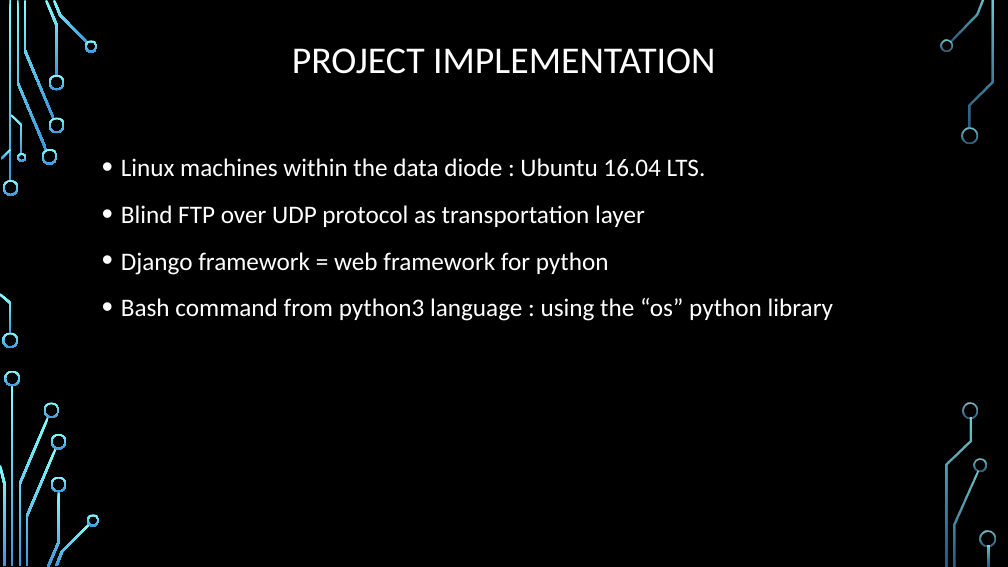
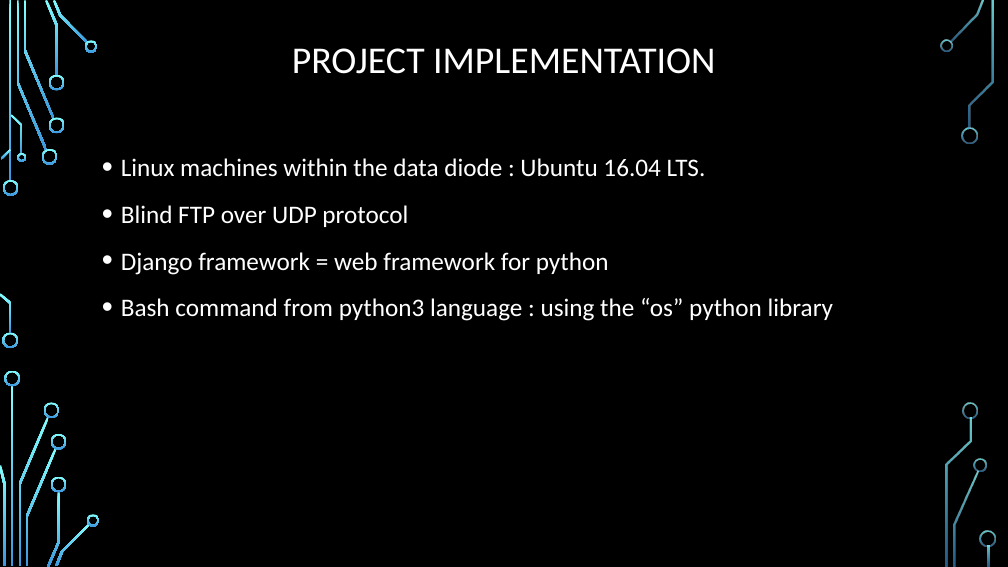
Before and after one commit to georgesrusu/managementSecuDataDiode, a slide deck: slide 5 of demoManagement.pptx. Drawn at 1008x567 pixels with LibreOffice and Linux fonts; fonts in the diff are those of the drawing; background and template pictures are left out. Boxes give left, top, right and bottom in pixels: in the first picture for what was removed or moved away, otherwise in the second. Text is boxed around its words. In the diff, an @@ line names an element or a change of style, - is before the commit and + after.

```diff
--- a/demoManagement.pptx
+++ b/demoManagement.pptx
@@ text at box(121, 205, 408, 227): text changed @@
-• Blind FTP over UDP protocol as transportation layer
+• Blind FTP over UDP protocol
```
Also in this commit, not shown: 3 other files.
